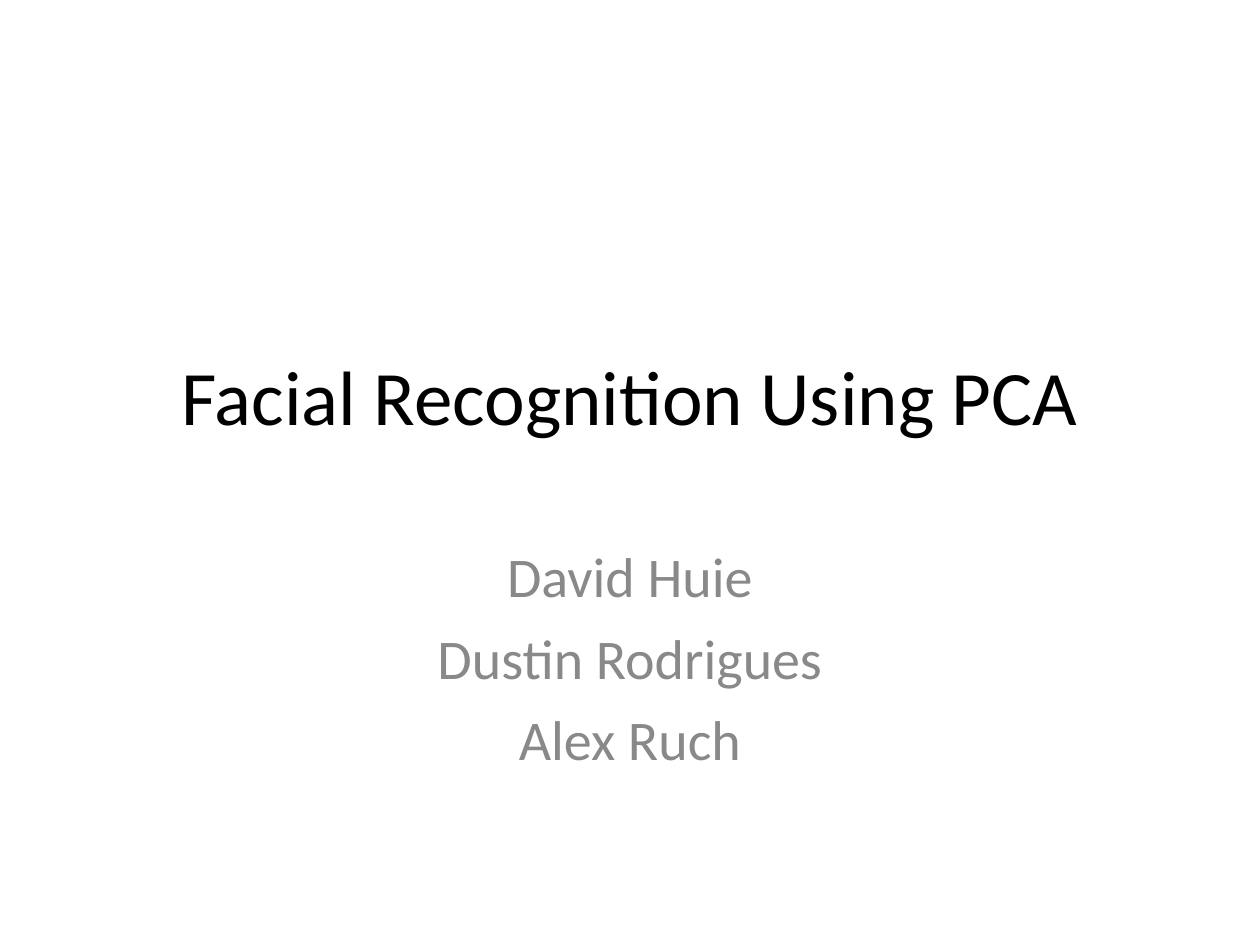
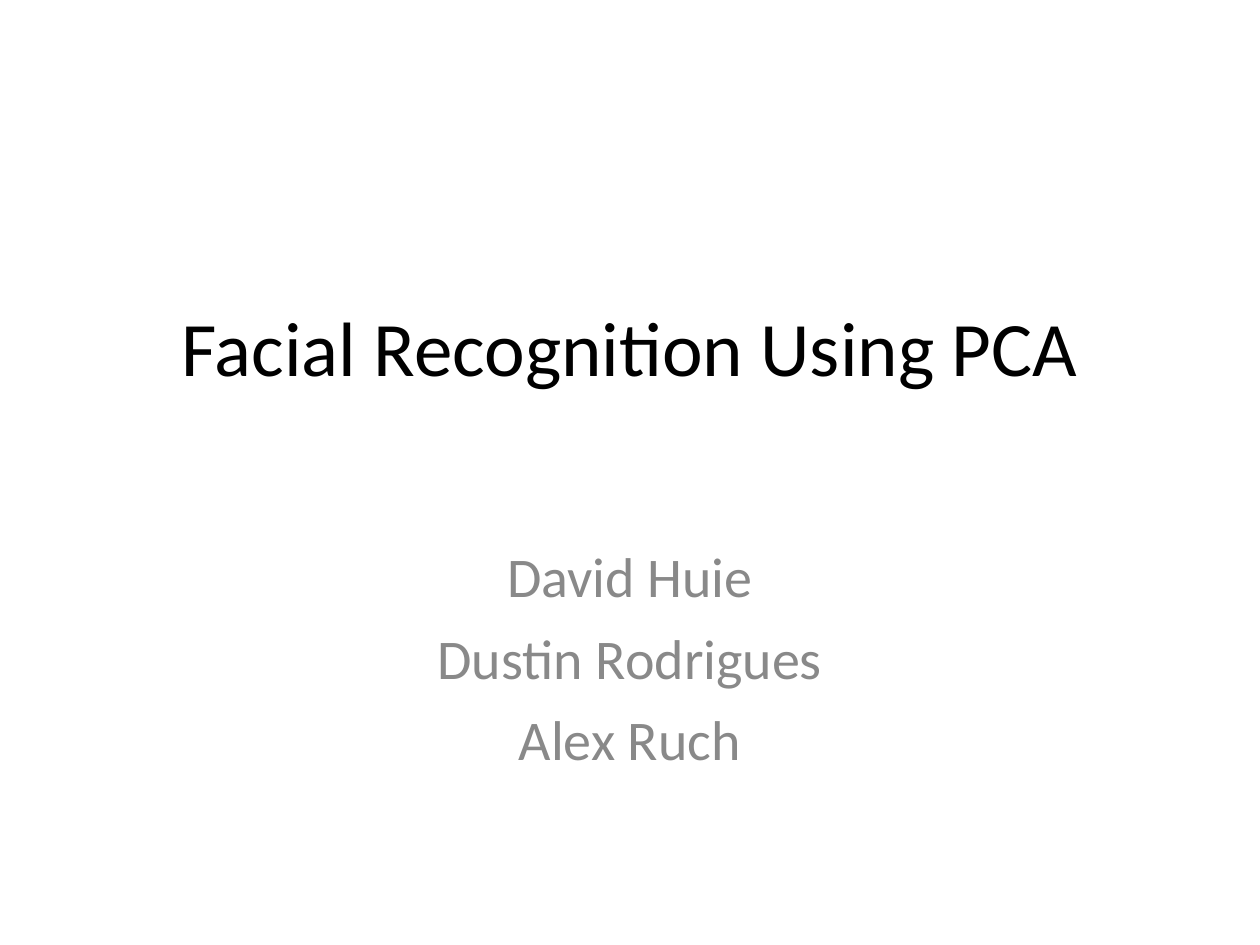
Before and after one commit to DavidHuie/cs151-eigenfaces, a slide deck: slide 1 of presentation/HRR_presentation.ppt. Drawn at 1260x945 pixels with LibreOffice and Linux fonts; fonts in the diff are those of the drawing. Boxes give left, top, right and bottom in pixels: in the first picture for what was removed or moved away, otherwise in the second. Text is boxed around its words. In the diff, an @@ line names an element or a change of style, - is before the commit and + after.

Commit message:
updated presentation

```diff
--- a/presentation/HRR_presentation.ppt
+++ b/presentation/HRR_presentation.ppt
@@ title "Facial Recognition Using PCA" at [182, 322, 1077, 390]: vertical alignment middle to top @@
```
Also in this commit, not shown: 7 slides added, 1 slide removed.
